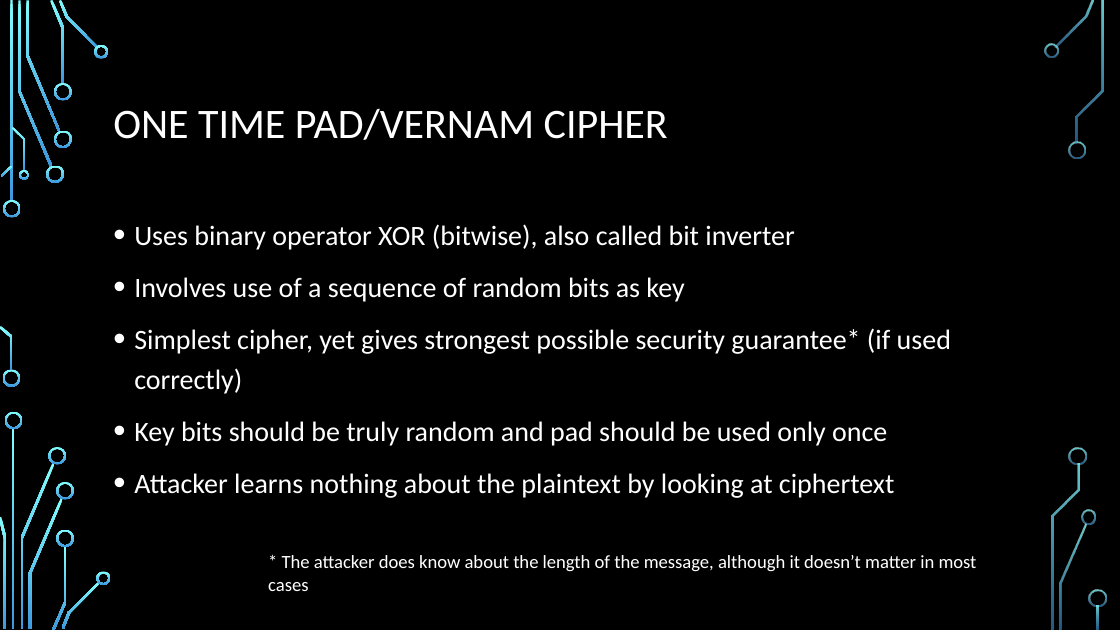
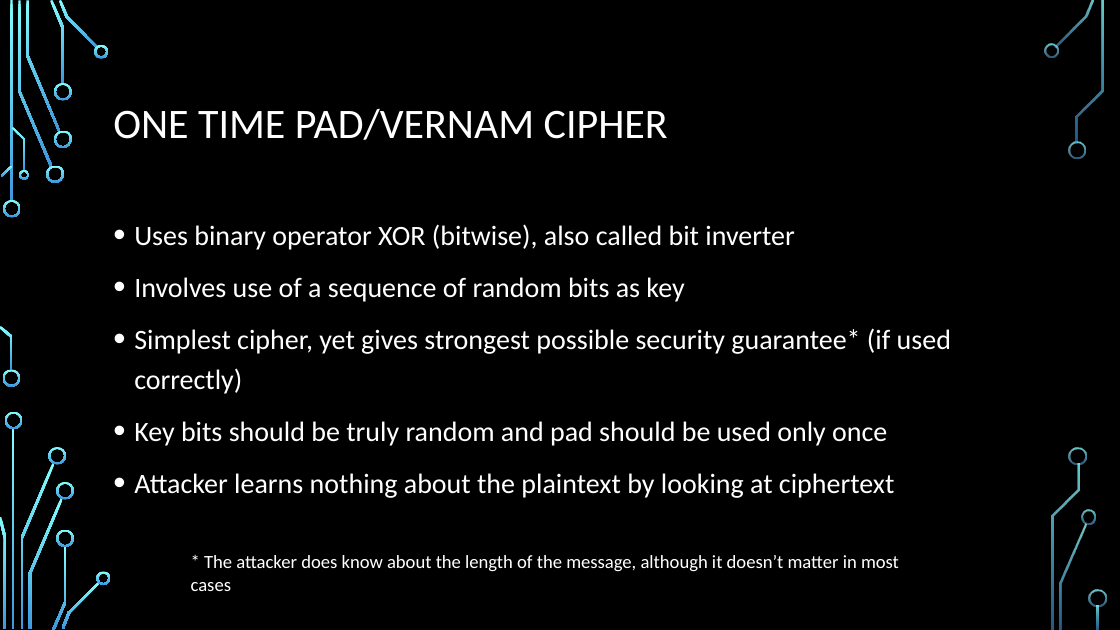
Before and after one commit to stevemann2705/meetup, a slide deck: slide 22 of Crypto.pptx (slide 21 before the commit). Drawn at 1120x630 pixels with LibreOffice and Linux fonts; fonts in the diff are those of the drawing; background and template pictures are left out. Boxes give left, top, right and bottom in pixels: in the first picture for what was removed or moved away, otherwise in the second. Text is boxed around its words. In the diff, an @@ line names an element or a change of style, - is before the commit and + after.

```diff
--- a/Crypto.pptx
+++ b/Crypto.pptx
@@ text "* The attacker does know ...": place and size @@
-text "* The attacker does know ..." at [282, 555, 977, 572]
+text "* The attacker does know ..." at [204, 555, 899, 572]
```
Also in this commit, not shown: 8 other slides changed, 10 slides added.
